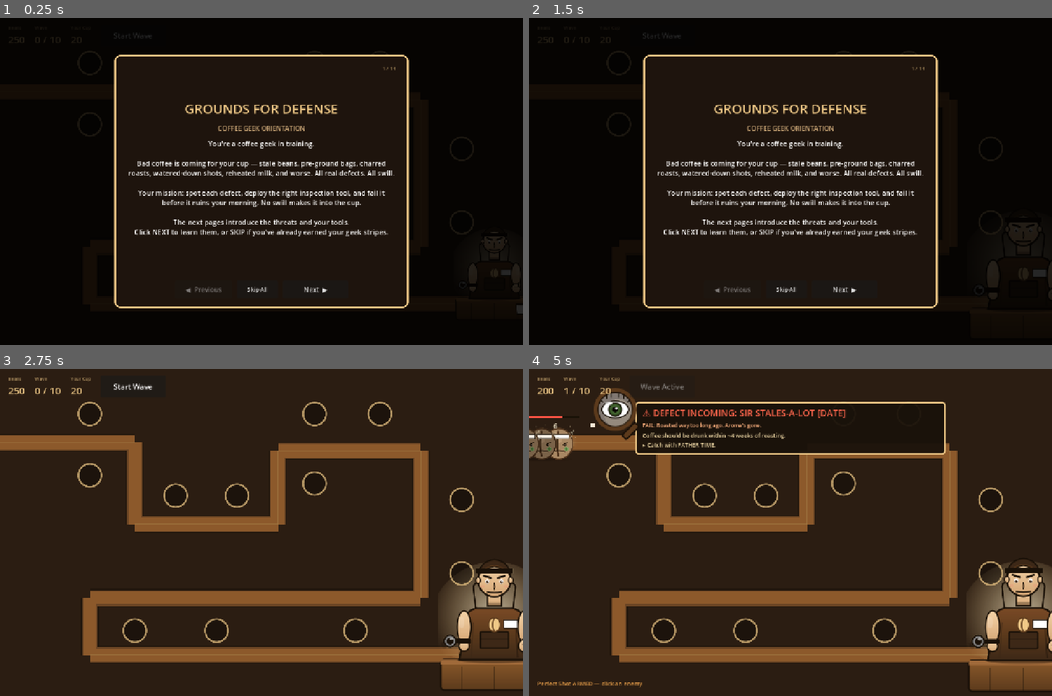
Above: before the commit, frames 1-4 (two rows, left to right).
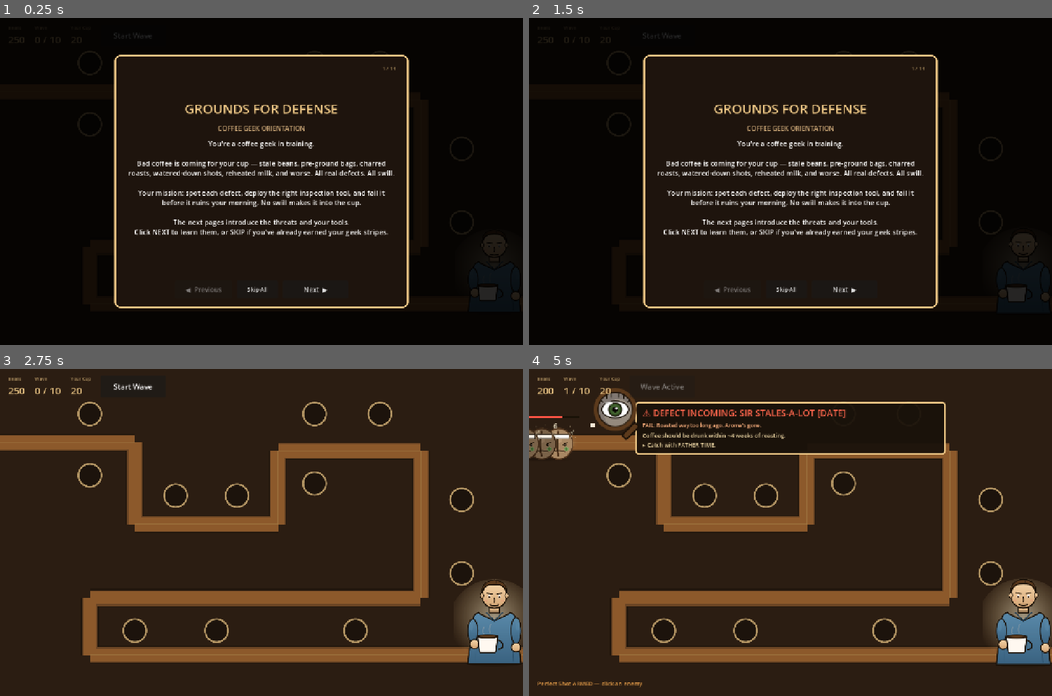
Above: after the commit, the same moments.

Repository: kanencoffee/grounds-for-defense-godot
Game: Godot game, scene res://scenes/main.tscn
The game is run twice, just before and just after one commit, with the same random seed, the same clock (stepped at 60 frames per second) and the same inputs.
Inputs (mouse positions are in pixels of both pictures, inside the frame that each line leads up to):
- Up to frame 1 (0.25 s): no input
- Up to frame 2 (1.5 s): click "Start Wave" at 0.5 s; click "Start Wave" at 1.25 s
- Up to frame 3 (2.75 s): click "Skip All" at 2 s
- Up to frame 4 (5 s): click "Start Wave" at 2.75 s; tap Enter at 3.5 s; move the mouse to (617, 414) at 3.52 s; tap P at 3.6 s; click (617, 414) at 3.67 s; click "SHERLOCK BEANS — 50¢ — The al…" at 4.25 s

The runs differ from the first frame. In frame 1, 0.3% of the frame differs, in the area x 89-100%, y 66-91%; in frame 2, 0.4%; in frame 3, 5.0%; in frame 4, 5.2%, in the area x 84-100%, y 59-99%.

Commit message:
Replace barista with regular person + animated sip/yuck reactions
- 3 new SVGs: person.svg (idle), person-sip.svg (happy sip), person-yuck.svg (BLECCH reaction)
- Periodic idle sip every 5-9s shows the person enjoying coffee
- When bad bean reaches end: yuck sprite + horizontal recoil shake + scale punch

Diff:
--- /dev/null
+++ b/assets/person-sip.svg
@@ -0,0 +1,64 @@
+<svg xmlns="http://www.w3.org/2000/svg" viewBox="0 0 192 240" width="192" height="240">
+  <!-- Person sipping happily — cup raised to mouth, eyes content -->
+  <defs>
+    <radialGradient id="halo4" cx="0.5" cy="0.4">
+      <stop offset="0" stop-color="#fff5d6" stop-opacity="0.7"/>
+      <stop offset="1" stop-color="#f0c987" stop-opacity="0"/>
+    </radialGradient>
+    <linearGradient id="shirt2" x1="0" y1="0" x2="0" y2="1">
+      <stop offset="0" stop-color="#5a8aaa"/>
+      <stop offset="1" stop-color="#3a6280"/>
+    </linearGradient>
+    <linearGradient id="skin4" x1="0" y1="0" x2="0" y2="1">
+      <stop offset="0" stop-color="#f5d4a8"/>
+      <stop offset="1" stop-color="#d4a574"/>
+    </linearGradient>
+  </defs>
+  <ellipse cx="96" cy="128" rx="120" ry="120" fill="url(#halo4)"/>
+  <!-- bigger steam (drinking it) -->
+  <path d="M 86 14 Q 80 4 88 -6" stroke="#aaa" stroke-width="3" fill="none" opacity="0.7"/>
+  <path d="M 100 12 Q 94 -2 104 -10" stroke="#aaa" stroke-width="3" fill="none" opacity="0.7"/>
+  <path d="M 116 16 Q 110 4 118 -6" stroke="#aaa" stroke-width="3" fill="none" opacity="0.7"/>
+  <ellipse cx="96" cy="220" rx="64" ry="6" fill="#1a1108" opacity="0.45"/>
+  <!-- T-shirt body -->
+  <path d="M 44 116 L 32 220 L 160 220 L 148 116 Q 148 102 134 96 L 130 100 L 96 116 L 62 100 L 58 96 Q 44 102 44 116 Z" fill="url(#shirt2)" stroke="#1a1108" stroke-width="3"/>
+  <path d="M 56 130 L 50 215" stroke="#3a6280" stroke-width="2" opacity="0.5"/>
+  <path d="M 136 130 L 142 215" stroke="#1a3850" stroke-width="2" opacity="0.5"/>
+  <path d="M 76 96 L 96 116 L 116 96" fill="none" stroke="#1a3850" stroke-width="2.5"/>
+  <!-- right arm relaxed -->
+  <ellipse cx="148" cy="140" rx="12" ry="32" fill="url(#shirt2)" stroke="#1a1108" stroke-width="2.5"/>
+  <circle cx="148" cy="180" r="11" fill="url(#skin4)" stroke="#1a1108" stroke-width="2.5"/>
+  <!-- LEFT arm raised up to the face holding the mug -->
+  <path d="M 36 116 Q 32 96 56 78 L 76 64 Q 80 60 86 64 L 88 92 Q 88 110 60 142 Z" fill="url(#shirt2)" stroke="#1a1108" stroke-width="2.5"/>
+  <!-- left hand behind/below mug -->
+  <circle cx="78" cy="60" r="9" fill="url(#skin4)" stroke="#1a1108" stroke-width="2.5"/>
+  <!-- coffee mug at face level (covers mouth) -->
+  <path d="M 60 36 L 64 78 Q 64 84 70 84 L 110 84 Q 116 84 116 78 L 120 36 Z" fill="#fff8f0" stroke="#1a1108" stroke-width="3"/>
+  <ellipse cx="90" cy="36" rx="30" ry="5" fill="#3d2817" stroke="#1a1108" stroke-width="2"/>
+  <ellipse cx="90" cy="34" rx="22" ry="2.5" fill="#5c3a1c"/>
+  <!-- handle on right side -->
+  <path d="M 120 48 Q 134 52 134 62 Q 134 72 120 72" fill="none" stroke="#1a1108" stroke-width="3"/>
+  <!-- neck -->
+  <rect x="84" y="92" width="24" height="22" fill="url(#skin4)" stroke="#1a1108" stroke-width="2.5"/>
+  <!-- head -->
+  <circle cx="96" cy="76" r="30" fill="url(#skin4)" stroke="#1a1108" stroke-width="3"/>
+  <ellipse cx="66" cy="76" rx="4" ry="6" fill="url(#skin4)" stroke="#1a1108" stroke-width="2"/>
+  <ellipse cx="126" cy="76" rx="4" ry="6" fill="url(#skin4)" stroke="#1a1108" stroke-width="2"/>
+  <!-- hair -->
+  <path d="M 66 70 Q 64 42 96 38 Q 128 42 126 70 Q 124 56 110 50 Q 96 48 82 50 Q 68 56 66 70 Z" fill="#5c3a1c" stroke="#1a1108" stroke-width="2.5"/>
+  <path d="M 76 50 L 78 44 M 100 46 L 102 40 M 118 52 L 122 48" stroke="#3d2817" stroke-width="2" stroke-linecap="round"/>
+  <!-- closed-content eyes (^^ shape — happy) -->
+  <path d="M 78 76 Q 84 70 90 76" stroke="#1a1108" stroke-width="3" fill="none" stroke-linecap="round"/>
+  <path d="M 102 76 Q 108 70 114 76" stroke="#1a1108" stroke-width="3" fill="none" stroke-linecap="round"/>
+  <!-- relaxed eyebrows -->
+  <path d="M 78 64 Q 84 60 90 64" stroke="#1a1108" stroke-width="2" fill="none"/>
+  <path d="M 102 64 Q 108 60 114 64" stroke="#1a1108" stroke-width="2" fill="none"/>
+  <!-- nose (visible above mug) -->
+  <path d="M 96 78 Q 94 84 96 86" fill="#d4a574" stroke="#1a1108" stroke-width="1"/>
+  <!-- pink contented cheeks -->
+  <ellipse cx="74" cy="86" rx="4" ry="3" fill="#e89b7a" opacity="0.7"/>
+  <ellipse cx="118" cy="86" rx="4" ry="3" fill="#e89b7a" opacity="0.7"/>
+  <!-- "Ahhh" indicator -->
+  <text x="146" y="58" font-family="serif" font-size="14" font-style="italic" fill="#f0c987" opacity="0.85">~</text>
+  <text x="156" y="68" font-family="serif" font-size="11" font-style="italic" fill="#f0c987" opacity="0.7">~</text>
+</svg>
--- /dev/null
+++ b/assets/person-yuck.svg
@@ -0,0 +1,71 @@
+<svg xmlns="http://www.w3.org/2000/svg" viewBox="0 0 192 240" width="192" height="240">
+  <!-- Person disgusted — drank swill, tongue out, cup tilted away -->
+  <defs>
+    <radialGradient id="halo5" cx="0.5" cy="0.4">
+      <stop offset="0" stop-color="#ffaa88" stop-opacity="0.5"/>
+      <stop offset="1" stop-color="#aa3333" stop-opacity="0"/>
+    </radialGradient>
+    <linearGradient id="shirt3" x1="0" y1="0" x2="0" y2="1">
+      <stop offset="0" stop-color="#5a8aaa"/>
+      <stop offset="1" stop-color="#3a6280"/>
+    </linearGradient>
+    <linearGradient id="skin5" x1="0" y1="0" x2="0" y2="1">
+      <stop offset="0" stop-color="#f0d090"/>
+      <stop offset="1" stop-color="#c89055"/>
+    </linearGradient>
+  </defs>
+  <ellipse cx="96" cy="128" rx="120" ry="120" fill="url(#halo5)"/>
+  <!-- shadow -->
+  <ellipse cx="96" cy="220" rx="64" ry="6" fill="#1a1108" opacity="0.45"/>
+  <!-- T-shirt body (slightly raised shoulders) -->
+  <path d="M 44 110 L 30 220 L 162 220 L 148 110 Q 146 96 132 90 L 128 96 L 96 112 L 64 96 L 60 90 Q 46 96 44 110 Z" fill="url(#shirt3)" stroke="#1a1108" stroke-width="3"/>
+  <path d="M 56 124 L 50 215" stroke="#3a6280" stroke-width="2" opacity="0.5"/>
+  <path d="M 136 124 L 142 215" stroke="#1a3850" stroke-width="2" opacity="0.5"/>
+  <path d="M 76 90 L 96 112 L 116 90" fill="none" stroke="#1a3850" stroke-width="2.5"/>
+  <!-- right arm relaxed -->
+  <ellipse cx="148" cy="138" rx="12" ry="32" fill="url(#shirt3)" stroke="#1a1108" stroke-width="2.5"/>
+  <circle cx="148" cy="180" r="11" fill="url(#skin5)" stroke="#1a1108" stroke-width="2.5"/>
+  <!-- LEFT arm pulled BACK from face (recoiling), mug tilted -->
+  <ellipse cx="36" cy="148" rx="12" ry="34" fill="url(#shirt3)" stroke="#1a1108" stroke-width="2.5"/>
+  <circle cx="32" cy="184" r="11" fill="url(#skin5)" stroke="#1a1108" stroke-width="2.5"/>
+  <!-- mug tilted away spilling some -->
+  <g transform="rotate(-25 24 168)">
+    <path d="M 14 152 L 10 188 Q 10 192 14 192 L 38 192 Q 42 192 42 188 L 38 152 Z" fill="#fff8f0" stroke="#1a1108" stroke-width="2.5"/>
+    <ellipse cx="26" cy="152" rx="13" ry="3" fill="#3d2817" stroke="#1a1108" stroke-width="1.5"/>
+    <path d="M 38 158 Q 50 162 50 170 Q 50 178 38 178" fill="none" stroke="#1a1108" stroke-width="2.5"/>
+  </g>
+  <!-- spilled drop -->
+  <path d="M 4 162 Q 6 168 6 172 Q 0 168 4 162 Z" fill="#3d2817" opacity="0.85"/>
+  <circle cx="2" cy="178" r="2" fill="#3d2817" opacity="0.7"/>
+  <!-- neck (pulled in slightly) -->
+  <rect x="84" y="74" width="24" height="20" fill="url(#skin5)" stroke="#1a1108" stroke-width="2.5"/>
+  <rect x="84" y="88" width="24" height="6" fill="#1a1108" opacity="0.3"/>
+  <!-- head (slightly larger, slightly tilted back) -->
+  <g transform="rotate(-8 96 56)">
+    <circle cx="96" cy="56" r="32" fill="url(#skin5)" stroke="#1a1108" stroke-width="3"/>
+    <ellipse cx="64" cy="56" rx="4" ry="6" fill="url(#skin5)" stroke="#1a1108" stroke-width="2"/>
+    <ellipse cx="128" cy="56" rx="4" ry="6" fill="url(#skin5)" stroke="#1a1108" stroke-width="2"/>
+    <!-- hair (a little more chaotic — disgust) -->
+    <path d="M 64 50 Q 60 18 96 14 Q 132 18 128 50 Q 124 32 110 26 Q 96 24 82 26 Q 68 32 64 50 Z" fill="#5c3a1c" stroke="#1a1108" stroke-width="2.5"/>
+    <path d="M 70 24 L 68 16 M 96 22 L 96 12 M 122 24 L 124 16" stroke="#3d2817" stroke-width="2" stroke-linecap="round"/>
+    <!-- shocked/disgusted eyebrows (raised, angled) -->
+    <path d="M 74 44 L 90 40" stroke="#1a1108" stroke-width="3" stroke-linecap="round"/>
+    <path d="M 102 40 L 118 44" stroke="#1a1108" stroke-width="3" stroke-linecap="round"/>
+    <!-- wide squinted eyes (X-style — yuck) -->
+    <path d="M 78 56 L 90 60 M 78 60 L 90 56" stroke="#1a1108" stroke-width="3" stroke-linecap="round"/>
+    <path d="M 102 56 L 114 60 M 102 60 L 114 56" stroke="#1a1108" stroke-width="3" stroke-linecap="round"/>
+    <!-- tongue out, mouth open -->
+    <ellipse cx="96" cy="78" rx="14" ry="8" fill="#1a1108"/>
+    <path d="M 88 80 Q 96 96 104 80 Q 96 92 88 80 Z" fill="#e57a8a" stroke="#1a1108" stroke-width="2"/>
+    <!-- tongue centerline -->
+    <path d="M 96 80 L 96 92" stroke="#8b2030" stroke-width="1.5" opacity="0.7"/>
+    <!-- sweat drops -->
+    <path d="M 130 22 Q 134 30 134 34 Q 126 30 130 22 Z" fill="#88bbee" stroke="#1a1108" stroke-width="1"/>
+    <path d="M 60 22 Q 56 30 56 34 Q 64 30 60 22 Z" fill="#88bbee" stroke="#1a1108" stroke-width="1"/>
+  </g>
+  <!-- "BLECCH!" indicator with motion lines -->
+  <text x="36" y="42" font-family="sans-serif" font-size="22" font-weight="bold" fill="#c8302c" stroke="#1a1108" stroke-width="1">BLECCH!</text>
+  <!-- shake lines -->
+  <path d="M 30 60 L 22 56 M 30 70 L 18 70 M 30 80 L 22 84" stroke="#c8302c" stroke-width="2" stroke-linecap="round"/>
+  <path d="M 162 60 L 170 56 M 162 70 L 174 70 M 162 80 L 170 84" stroke="#c8302c" stroke-width="2" stroke-linecap="round"/>
+</svg>
--- /dev/null
+++ b/assets/person.svg
@@ -0,0 +1,73 @@
+<svg xmlns="http://www.w3.org/2000/svg" viewBox="0 0 192 240" width="192" height="240">
+  <!-- Regular person — casual, content, holding a coffee mug -->
+  <defs>
+    <radialGradient id="halo3" cx="0.5" cy="0.4">
+      <stop offset="0" stop-color="#fff5d6" stop-opacity="0.55"/>
+      <stop offset="1" stop-color="#f0c987" stop-opacity="0"/>
+    </radialGradient>
+    <linearGradient id="shirt" x1="0" y1="0" x2="0" y2="1">
+      <stop offset="0" stop-color="#5a8aaa"/>
+      <stop offset="1" stop-color="#3a6280"/>
+    </linearGradient>
+    <linearGradient id="skin3" x1="0" y1="0" x2="0" y2="1">
+      <stop offset="0" stop-color="#f5d4a8"/>
+      <stop offset="1" stop-color="#d4a574"/>
+    </linearGradient>
+  </defs>
+  <ellipse cx="96" cy="128" rx="112" ry="112" fill="url(#halo3)"/>
+  <!-- shadow -->
+  <ellipse cx="96" cy="220" rx="64" ry="6" fill="#1a1108" opacity="0.45"/>
+  <!-- T-shirt body -->
+  <path d="M 44 116 L 32 220 L 160 220 L 148 116 Q 148 102 134 96 L 130 100 L 96 116 L 62 100 L 58 96 Q 44 102 44 116 Z" fill="url(#shirt)" stroke="#1a1108" stroke-width="3"/>
+  <!-- shirt highlights -->
+  <path d="M 56 130 L 50 215" stroke="#3a6280" stroke-width="2" opacity="0.5"/>
+  <path d="M 136 130 L 142 215" stroke="#1a3850" stroke-width="2" opacity="0.5"/>
+  <!-- collar / neckline V -->
+  <path d="M 76 96 L 96 116 L 116 96" fill="none" stroke="#1a3850" stroke-width="2.5"/>
+  <!-- left arm holding mug -->
+  <ellipse cx="44" cy="140" rx="12" ry="28" fill="url(#shirt)" stroke="#1a1108" stroke-width="2.5"/>
+  <ellipse cx="40" cy="130" rx="5" ry="10" fill="#5a8aaa" opacity="0.5"/>
+  <!-- left hand -->
+  <circle cx="48" cy="172" r="11" fill="url(#skin3)" stroke="#1a1108" stroke-width="2.5"/>
+  <!-- right arm relaxed -->
+  <ellipse cx="148" cy="140" rx="12" ry="32" fill="url(#shirt)" stroke="#1a1108" stroke-width="2.5"/>
+  <ellipse cx="152" cy="130" rx="5" ry="10" fill="#5a8aaa" opacity="0.5"/>
+  <circle cx="148" cy="180" r="11" fill="url(#skin3)" stroke="#1a1108" stroke-width="2.5"/>
+  <!-- coffee mug in left hand (chest level) -->
+  <path d="M 56 154 L 60 188 Q 60 192 64 192 L 96 192 Q 100 192 100 188 L 104 154 Z" fill="#fff8f0" stroke="#1a1108" stroke-width="2.5"/>
+  <ellipse cx="80" cy="154" rx="24" ry="4" fill="#3d2817" stroke="#1a1108" stroke-width="2"/>
+  <ellipse cx="80" cy="153" rx="18" ry="2" fill="#5c3a1c"/>
+  <!-- handle -->
+  <path d="M 104 162 Q 116 166 116 175 Q 116 184 104 184" fill="none" stroke="#1a1108" stroke-width="3"/>
+  <!-- steam -->
+  <path d="M 70 148 Q 66 138 72 130" stroke="#aaa" stroke-width="2" fill="none" opacity="0.6"/>
+  <path d="M 86 146 Q 82 134 88 124" stroke="#aaa" stroke-width="2" fill="none" opacity="0.6"/>
+  <!-- neck -->
+  <rect x="84" y="76" width="24" height="22" fill="url(#skin3)" stroke="#1a1108" stroke-width="2.5"/>
+  <rect x="84" y="92" width="24" height="6" fill="#1a1108" opacity="0.3"/>
+  <!-- head -->
+  <circle cx="96" cy="56" r="30" fill="url(#skin3)" stroke="#1a1108" stroke-width="3"/>
+  <!-- ears -->
+  <ellipse cx="66" cy="56" rx="4" ry="6" fill="url(#skin3)" stroke="#1a1108" stroke-width="2"/>
+  <ellipse cx="126" cy="56" rx="4" ry="6" fill="url(#skin3)" stroke="#1a1108" stroke-width="2"/>
+  <!-- hair (messy/casual) -->
+  <path d="M 66 50 Q 64 22 96 18 Q 128 22 126 50 Q 124 36 110 30 Q 96 28 82 30 Q 68 36 66 50 Z" fill="#5c3a1c" stroke="#1a1108" stroke-width="2.5"/>
+  <path d="M 76 30 L 78 24 M 100 26 L 102 20 M 118 32 L 122 28" stroke="#3d2817" stroke-width="2" stroke-linecap="round"/>
+  <!-- relaxed eyebrows -->
+  <path d="M 78 50 L 90 52" stroke="#1a1108" stroke-width="2.5" stroke-linecap="round"/>
+  <path d="M 102 52 L 114 50" stroke="#1a1108" stroke-width="2.5" stroke-linecap="round"/>
+  <!-- eyes (open, friendly) -->
+  <ellipse cx="84" cy="58" rx="3.5" ry="4" fill="#fff"/>
+  <ellipse cx="108" cy="58" rx="3.5" ry="4" fill="#fff"/>
+  <circle cx="84" cy="59" r="2.4" fill="#3d2817"/>
+  <circle cx="108" cy="59" r="2.4" fill="#3d2817"/>
+  <circle cx="85" cy="58" r="0.9" fill="#fff"/>
+  <circle cx="109" cy="58" r="0.9" fill="#fff"/>
+  <!-- nose -->
+  <path d="M 96 60 Q 94 68 96 72 Q 98 68 96 60" fill="#d4a574" stroke="#1a1108" stroke-width="1"/>
+  <!-- subtle smile -->
+  <path d="M 86 78 Q 96 82 106 78" fill="none" stroke="#1a1108" stroke-width="2.5" stroke-linecap="round"/>
+  <!-- cheeks -->
+  <ellipse cx="76" cy="68" rx="4" ry="2.5" fill="#e89b7a" opacity="0.5"/>
+  <ellipse cx="116" cy="68" rx="4" ry="2.5" fill="#e89b7a" opacity="0.5"/>
+</svg>
--- a/scripts/main.gd
+++ b/scripts/main.gd
@@ -382,6 +382,9 @@
 	for k in ENEMY_DEFS:
 		keys.append(ENEMY_DEFS[k].sprite)
 	keys.append("barista.svg")
+	keys.append("person.svg")
+	keys.append("person-sip.svg")
+	keys.append("person-yuck.svg")
 	for fname in keys:
 		var path = "res://assets/" + (fname if fname.ends_with(".svg") else fname + ".svg")
 		if not ResourceLoader.exists(path):
@@ -423,16 +426,68 @@
 	s.reload()
 	return s
 
+var person_sprite: Sprite2D
+var person_busy := false  # true while showing sip or yuck
+
 func _build_barista():
-	var spr = Sprite2D.new()
-	spr.texture = textures.get("barista.svg")
-	spr.position = PATH_PTS[PATH_PTS.size()-1] + Vector2(-110, -80)
-	spr.scale = Vector2(1.0, 1.0)
-	add_child(spr)
+	person_sprite = Sprite2D.new()
+	person_sprite.texture = textures.get("person.svg")
+	person_sprite.position = PATH_PTS[PATH_PTS.size()-1] + Vector2(-110, -80)
+	person_sprite.scale = Vector2(1.0, 1.0)
+	add_child(person_sprite)
 	# Idle bob
 	var tw = create_tween().set_loops()
-	tw.tween_property(spr, "scale", Vector2(1.46,1.46), 1.8).set_trans(Tween.TRANS_SINE)
-	tw.tween_property(spr, "scale", Vector2(1.4,1.4), 1.8).set_trans(Tween.TRANS_SINE)
+	tw.tween_property(person_sprite, "scale", Vector2(1.04, 1.04), 1.8).set_trans(Tween.TRANS_SINE)
+	tw.tween_property(person_sprite, "scale", Vector2(1.0, 1.0), 1.8).set_trans(Tween.TRANS_SINE)
+	# periodic happy sip every 5-9 seconds
+	_schedule_idle_sip()
+
+func _schedule_idle_sip():
+	var t = randf_range(5.0, 9.0)
+	get_tree().create_timer(t).timeout.connect(func():
+		if game_over or not is_instance_valid(person_sprite):
+			return
+		_play_idle_sip()
+	)
+
+func _play_idle_sip():
+	if person_busy or game_over:
+		_schedule_idle_sip()
+		return
+	person_busy = true
+	person_sprite.texture = textures.get("person-sip.svg")
+	# small content scale-up
+	var tw = create_tween()
+	tw.tween_property(person_sprite, "scale", Vector2(1.06, 1.06), 0.2).set_trans(Tween.TRANS_SINE)
+	tw.tween_interval(0.7)
+	tw.tween_property(person_sprite, "scale", Vector2(1.0, 1.0), 0.2).set_trans(Tween.TRANS_SINE)
+	tw.tween_callback(func():
+		if is_instance_valid(person_sprite):
+			person_sprite.texture = textures.get("person.svg")
+		person_busy = false
+		_schedule_idle_sip()
+	)
+
+func _play_yuck_reaction():
+	if not is_instance_valid(person_sprite): return
+	person_busy = true
+	person_sprite.texture = textures.get("person-yuck.svg")
+	# Quick recoil shake animation
+	var orig_x = person_sprite.position.x
+	var tw = create_tween()
+	tw.tween_property(person_sprite, "scale", Vector2(1.15, 1.15), 0.08).set_trans(Tween.TRANS_BACK).set_ease(Tween.EASE_OUT)
+	# horizontal jitter (4 quick shakes)
+	for i in 4:
+		var dx = 6.0 if i % 2 == 0 else -6.0
+		tw.tween_property(person_sprite, "position:x", orig_x + dx, 0.05)
+	tw.tween_property(person_sprite, "position:x", orig_x, 0.05)
+	tw.tween_interval(0.7)
+	tw.tween_property(person_sprite, "scale", Vector2(1.0, 1.0), 0.2).set_trans(Tween.TRANS_SINE)
+	tw.tween_callback(func():
+		if is_instance_valid(person_sprite):
+			person_sprite.texture = textures.get("person.svg")
+		person_busy = false
+	)
 
 func _build_slots():
 	for i in SLOTS.size():
@@ -935,9 +990,11 @@
 	hp = max(0, hp - 1)
 	e.set_meta("alive", false)
 	Sfx.play("reachEnd")
-	# Big "SWILL!" reaction at the barista
-	var barista_pos = PATH_PTS[PATH_PTS.size()-1] + Vector2(-110, -80)
-	_spawn_swill_alert(barista_pos)
+	# Big "SWILL!" reaction at the person
+	var person_pos = PATH_PTS[PATH_PTS.size()-1] + Vector2(-110, -80)
+	_spawn_swill_alert(person_pos)
+	# Animate the yuck face + recoil
+	_play_yuck_reaction()
 	# Pulse the HP label red
 	if hp_label:
 		hp_label.modulate = Color(1.0, 0.3, 0.3, 1)
